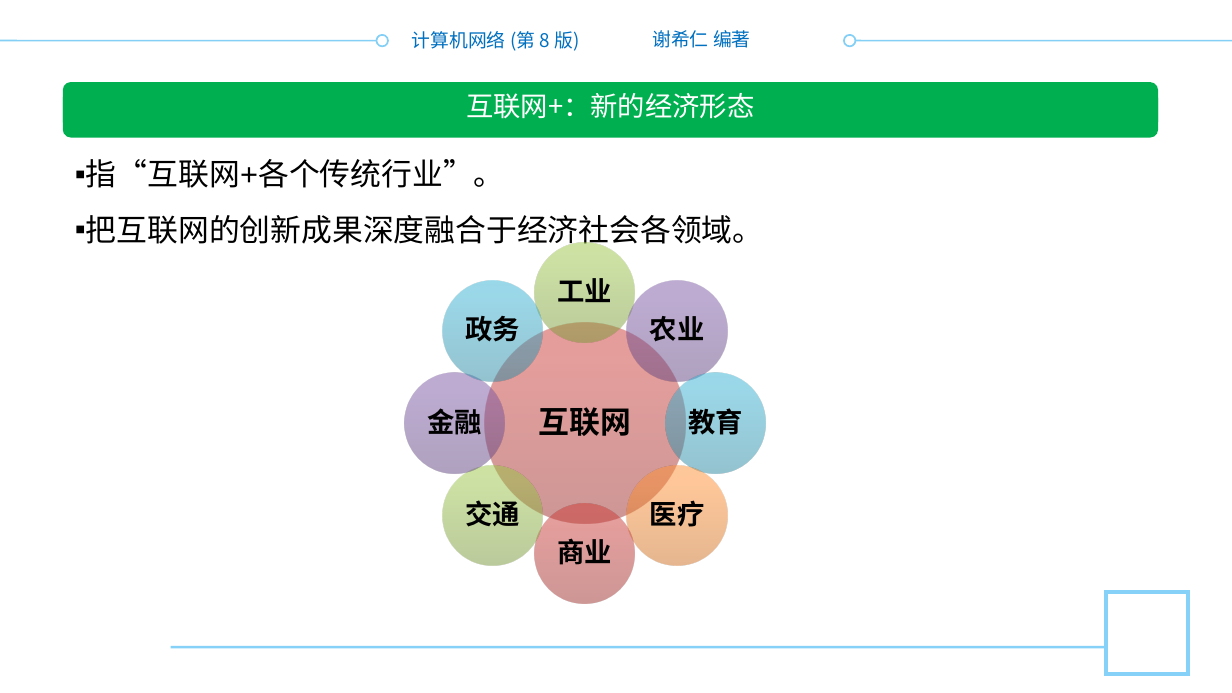
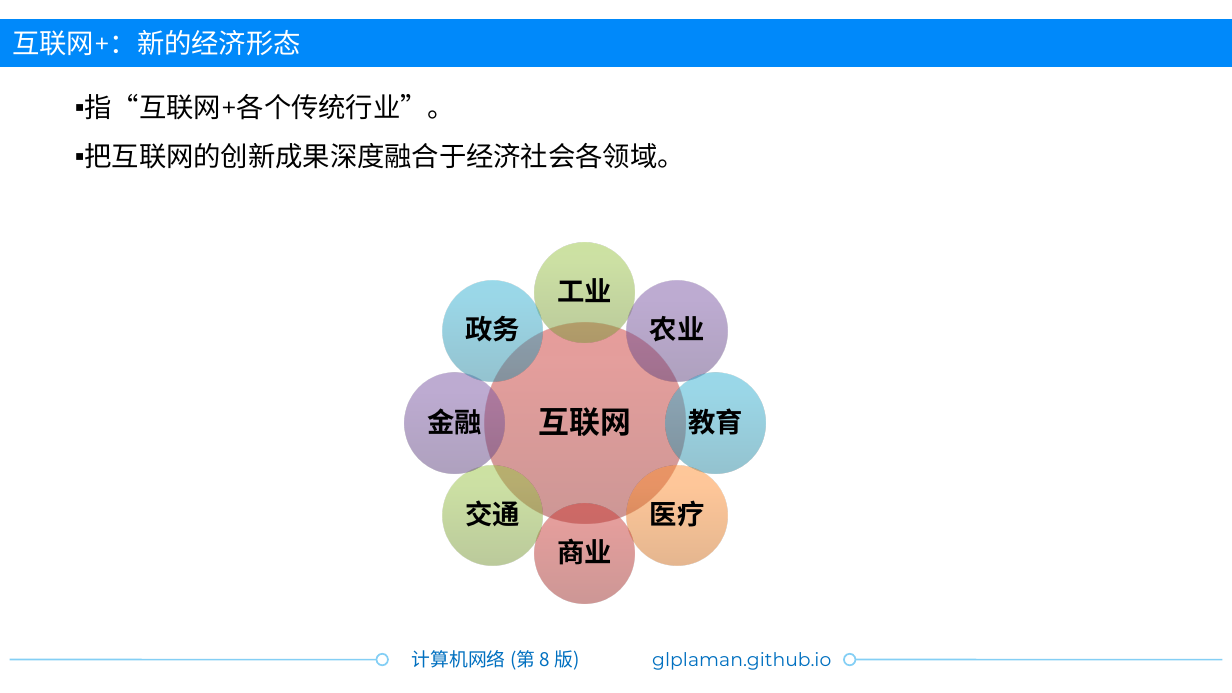
Before and after one commit to glplaman/glplaman.github.io, a slide deck: slide 11 of network/ppt/chap1.pptx. Drawn at 1232x693 pixels with LibreOffice and Linux fonts; fonts in the diff are those of the drawing; background and template pictures are left out. Boxes give left, top, right and bottom in pixels: in the first picture for what was removed or moved away, otherwise in the second. Text is boxed around its words. In the diff, an @@ line names an element or a change of style, - is before the commit and + after.

```diff
--- a/network/ppt/chap1.pptx
+++ b/network/ppt/chap1.pptx
@@ text "互联网+：新的经济形态": place and size @@
-text "互联网+：新的经济形态" at [466, 93, 754, 119]
+text "互联网+：新的经济形态" at [12, 30, 301, 56]
@@ text "互联网+：新的经济形态" at [12, 30, 301, 56]: font Noto Sans CJK SC to Montserrat; alignment centre to left @@
@@ rectangle added at [0, 20, 1232, 68], fill #0089FA @@
@@ rectangle removed at [584, 17, 648, 80] @@
@@ text removed at [652, 30, 751, 48] @@
-谢希仁 编著
@@ text "指“互联网+各个传统行业”。": place and size @@
-text "指“互联网+各个传统行业”。" at [86, 159, 764, 250]
+text "指“互联网+各个传统行业”。" at [85, 94, 685, 169]
@@ text "指“互联网+各个传统行业”。" at [85, 94, 685, 169]: size 18 to 16 pt, font Courier New to Montserrat @@
@@ rounded rectangle removed at [63, 83, 1158, 131] @@
@@ rounded rectangle removed at [63, 90, 1158, 138] @@
@@ rectangle removed at [1106, 593, 1189, 675] @@
@@ line moved from (0, 41) - (388, 41) to (10, 659) - (388, 659) @@
@@ line removed from (171, 647) to (1106, 647) @@
@@ text added at [652, 652, 831, 670], 11 pt, text #0070C0 @@
+glplaman.github.io
@@ 2 ellipses, 1 text: place and size @@
-2 ellipses, 1 text at [377, 31, 855, 51]
+2 ellipses, 1 text at [377, 650, 855, 670]
@@ line moved from (844, 41) - (1232, 41) to (844, 659) - (1222, 659) @@
```
Also in this commit, not shown: 148 other slides changed, 1 slide added, 11 other files.
